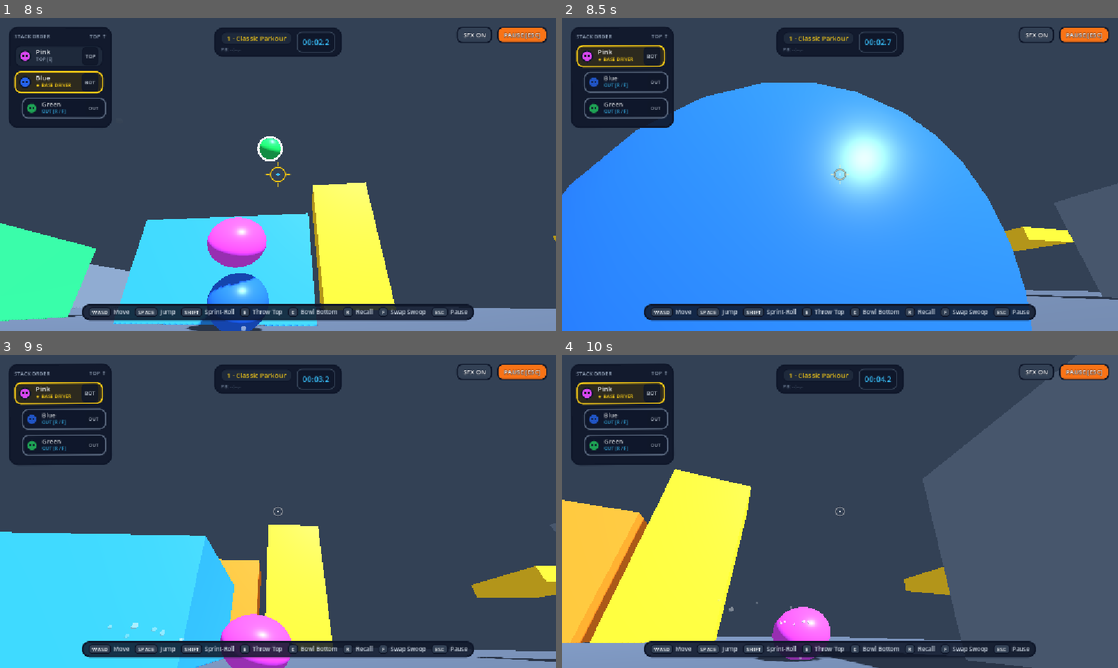
Above: before the commit, frames 1-4 (two rows, left to right).
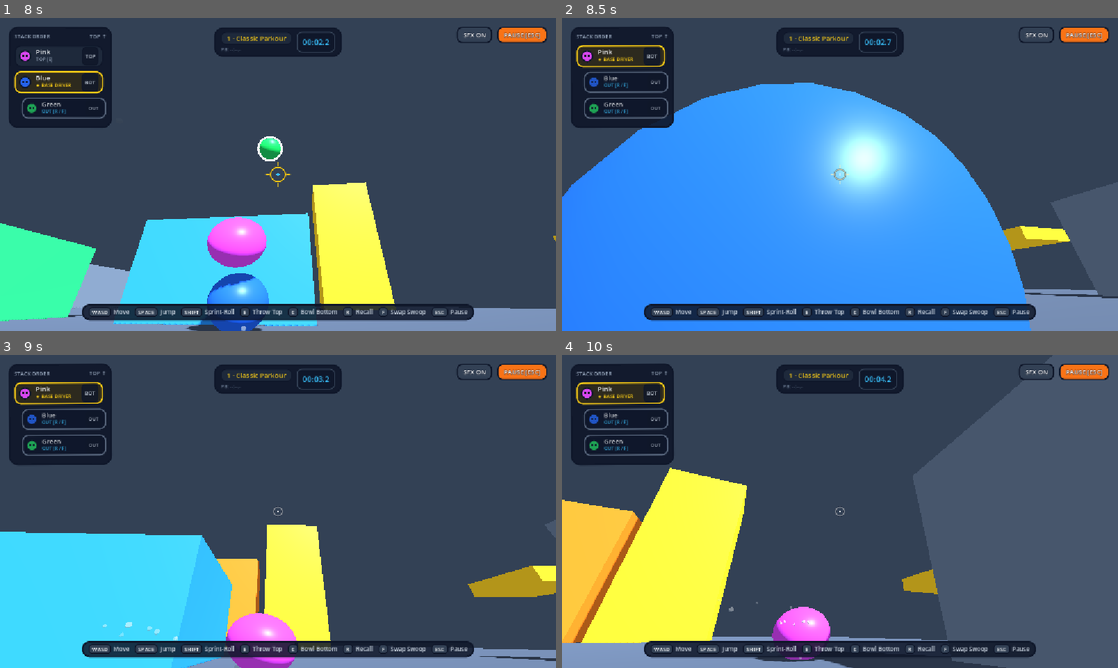
Above: after the commit, the same moments.

Repository: freeeked/godotgame
Game: Godot game, scene res://main.tscn
The game is run twice, just before and just after one commit, with the same random seed, the same clock (stepped at 60 frames per second) and the same inputs.
Inputs (mouse positions are in pixels of both pictures, inside the frame that each line leads up to):
- Up to frame 1 (8 s): click "▶ PLAY" at 0.5 s; click "SFX ON" at 1.25 s; click "MUTED" at 2 s; click "PAUSE [ESC]" at 2.75 s; move the mouse to (400, 158) at 3.52 s; hold D (move_right) 3.53-4.25 s; hold E (eject) 3.53-4.25 s; click (400, 158) at 3.67 s; tap Shift (sprint_roll) at 3.8 s; drag from (166, 190) to (250, 237) at 4.27 s; move the mouse to (333, 105) at 5.02 s; hold D (move_right) 5.03-5.75 s; hold F (swap_swoop) 5.03-5.75 s; tap E (eject) at 5.3, 7.55 s; drag from (250, 237) to (111, 127) at 5.77 s; move the mouse to (316, 177) at 6.52 s; hold E (eject) 6.53-7.28 s; hold W (move_forward) from 6.53 s (still down); tap F (swap_swoop) at 6.8 s; move the mouse to (233, 171) at 7.27 s; tap R (recall) at 7.35 s
- Up to frame 2 (8.5 s): keep holding W (move_forward); move the mouse to (845, 174) at 8.02 s; hold C (roll_bottom) from 8.03 s (still down); click (845, 174) at 8.17 s; tap Shift (sprint_roll) at 8.3 s
- Up to frame 3 (9 s): move the mouse to (255, 505) at 8.77 s; release W (move_forward) at 8.78 s; release C (roll_bottom) at 8.78 s; hold D (move_right) from 8.78 s (still down); tap Shift (sprint_roll) at 8.85 s
- Up to frame 4 (10 s): tap F (swap_swoop) at 9.05 s; move the mouse to (867, 511) at 9.52 s; release D (move_right) at 9.53 s; hold W (move_forward) from 9.53 s (still down); hold F (swap_swoop) from 9.53 s (still down); tap E (eject) at 9.8 s

Frame 1 is identical in both runs. In frame 2, 0.7% of the frame differs, in the area x 0-100%, y 20-100%; in frame 3, 1.6%; in frame 4, 2.4%, in the area x 0-85%, y 36-100%.

Commit message:
initial odyssey changes

Diff:
--- a/scripts/dust_particles.gd
+++ b/scripts/dust_particles.gd
@@ -68,6 +68,16 @@
 		emit_burst(origin, count, col, 3.6 if is_air_combo else 3.0, 1.05 if is_air_combo else 0.9)
 	)
 
+	stack.side_somersaulted.connect(func(stack_count: int) -> void:
+		var origin: Vector3 = stack.get_leader_position() + Vector3(0.0, -0.45, 0.0)
+		emit_burst(origin, 10 + stack_count, Color("bae6fd"), 4.2, 1.15)
+	)
+
+	stack.skid_started.connect(func(origin: Vector3, skid_dir: Vector3) -> void:
+		emit_skid_dust(origin, -skid_dir)
+		_skid_cooldown = 0.14
+	)
+
 	stack.landed.connect(func(impact_speed: float, stack_count: int) -> void:
 		var intensity: float = clampf(impact_speed / 20.0, 0.4, 1.35)
 		var origin: Vector3 = stack.get_leader_position() + Vector3(0.0, -0.5, 0.0)
@@ -120,11 +130,10 @@
 
 	var move_dir: Vector3 = horiz_vel / horiz_speed
 
-	# 2. Sharp direction reversal skid puffs
-	if _prev_move_dir.length_squared() > 0.5 and _skid_cooldown <= 0.0:
-		if move_dir.dot(_prev_move_dir) < skid_turn_dot_threshold and horiz_speed > 6.5:
-			emit_skid_dust(feet_pos, move_dir)
-			_skid_cooldown = 0.22
+	# 2. Sprint-only skid dust puffs while sliding
+	if _player_stack._is_skidding and _skid_cooldown <= 0.0:
+		emit_skid_dust(feet_pos, -move_dir)
+		_skid_cooldown = 0.10
 
 	_prev_move_dir = _prev_move_dir.lerp(move_dir, minf(1.0, 10.0 * delta)).normalized()
 
--- a/scripts/player_stack.gd
+++ b/scripts/player_stack.gd
@@ -10,6 +10,8 @@
 signal target_lock_changed(blob_id: int, blob_name: String, is_locked: bool)
 signal stack_swap_completed(new_leader_id: int, new_leader_name: String)
 signal jumped(stack_count: int, is_air_combo: bool)
+signal side_somersaulted(stack_count: int)
+signal skid_started(origin: Vector3, skid_dir: Vector3)
 signal landed(impact_speed: float, stack_count: int)
 signal bounced(speed: float)
 
@@ -44,6 +46,22 @@
 @export var roll_spring_stiffness: float = 340.0
 ## Spring damping stabilizing trailing blobs during sprint-roll.
 @export var roll_spring_damping: float = 23.0
+
+@export_group("Sprint Skid & Side Somersault")
+## Minimum horizontal speed required during a sprint-roll to trigger a reversal skid.
+@export var skid_min_speed: float = 11.5
+## Dot-product threshold below which a sharp turn while sprint-rolling initiates a skid.
+@export var skid_dot_threshold: float = -0.35
+## Duration (seconds) of the skid window during which pressing Jump triggers a side somersault.
+@export var skid_window_duration: float = 0.30
+## Braking deceleration rate while skidding across the ground.
+@export var skid_brake_decel: float = 36.0
+## Vertical jump impulse multiplier for a sprint-skid side somersault.
+@export var side_somersault_jump_mult: float = 1.24
+## Fraction of pre-skid sprint momentum carried into the side somersault launch.
+@export var side_somersault_momentum_keep: float = 0.90
+## Minimum horizontal launch speed granted by a side somersault.
+@export var side_somersault_min_speed: float = 16.0
 
 @export_group("Eject & Roll Bottom")
 ## [Currently unused] Legacy standing top-eject horizontal speed.
@@ -161,6 +179,15 @@
 var _launch_momentum_timer: float = 0.0
 var _elapsed: float = 0.0
 
+var _is_skidding: bool = false
+var _skid_timer: float = 0.0
+var _skid_dir: Vector3 = Vector3.ZERO
+var _skid_turn_dir: Vector3 = Vector3.ZERO
+var _pre_skid_speed: float = 0.0
+var _is_side_somersaulting: bool = false
+var _somersault_angle: float = 0.0
+var _somersault_side_sign: float = 1.0
+
 var camera_shake_offset: Vector3 = Vector3.ZERO
 var _camera_shake_vel: Vector3 = Vector3.ZERO
 
@@ -389,8 +416,18 @@
 		camera_shake_offset = Vector3.ZERO
 		_camera_shake_vel = Vector3.ZERO
 
+func _clear_skid_state() -> void:
+	_is_skidding = false
+	_skid_timer = 0.0
+	_skid_dir = Vector3.ZERO
+	_skid_turn_dir = Vector3.ZERO
+	_pre_skid_speed = 0.0
+
 func respawn(spawn_point: Vector3) -> void:
 	_cancel_stack_swoop()
+	_clear_skid_state()
+	_is_side_somersaulting = false
+	_somersault_angle = 0.0
 	_stack_swap_cooldown = 0.0
 	_set_highlighted_target(null)
 	_dead_nodes.clear()
@@ -534,9 +571,9 @@
 		respawn(Vector3.ZERO)
 		return
 
-	# Update facing_angle from current frame input BEFORE eject/roll actions
+	# Update facing_angle from current frame input BEFORE eject/roll actions (unless mid-skid)
 	var axes := _read_move_axes()
-	if _stack_swoop_target == null and (not is_zero_approx(axes.x) or not is_zero_approx(axes.y)):
+	if _stack_swoop_target == null and not _is_skidding and (not is_zero_approx(axes.x) or not is_zero_approx(axes.y)):
 		var sin_y := sin(camera_yaw)
 		var cos_y := cos(camera_yaw)
 		var world_x := cos_y * axes.x + (-sin_y) * (-axes.y)
@@ -684,6 +721,10 @@
 		or target.is_recalling
 	):
 		return false
+
+	_clear_skid_state()
+	_is_side_somersaulting = false
+	_somersault_angle = 0.0
 
 	# Clamp runaway sprint-roll glide speed on lock-on
 	var target_horiz_spd := Vector2(target.velocity.x, target.velocity.z).length()
@@ -1713,7 +1754,23 @@
 					_apply_squash(b, -0.2, 0.2)
 					bounced.emit(absf(rel_vel))
 
-# --- Active Stack Movement & Sprint-Roll ---
+# --- Active Stack Movement, Sprint-Roll, Sprint Skid & Side Somersault ---
+
+func _restore_blue_base_order() -> void:
+	var blue_idx := -1
+	for idx in range(_active_nodes.size()):
+		if _active_nodes[idx].id == 0:
+			blue_idx = idx
+			break
+	if blue_idx > 0:
+		var anchor_x := _active_nodes[0].body.global_position.x
+		var anchor_z := _active_nodes[0].body.global_position.z
+		var anchor_feet_y := _active_nodes[0].body.global_position.y - _active_nodes[0].radius * 0.92
+		var blue_node: StackBlob = _active_nodes[blue_idx]
+		_active_nodes.remove_at(blue_idx)
+		blue_node.body.global_position = Vector3(anchor_x, anchor_feet_y + blue_node.radius * 0.92, anchor_z)
+		_active_nodes.push_front(blue_node)
+		_sync_collider_states()
 
 func _update_active_stack(delta: float, axes: Vector2, camera_yaw: float) -> void:
 	var bottom := _active_nodes[0]
@@ -1738,7 +1795,7 @@
 	var sprint_held := _read_sprint_held()
 	var has_move_input := input_dir.length_squared() > 0.0
 	var forced_crouch := (not sprint_held) and _active_nodes.size() > 1 and not _can_stand_up()
-	var wants_sprint_roll := sprint_held or forced_crouch
+	var wants_sprint_roll := (sprint_held or forced_crouch) and not _is_side_somersaulting
 
 	if wants_sprint_roll and not _is_sprint_rolling:
 		_is_sprint_rolling = true
@@ -1761,29 +1818,15 @@
 
 	elif not wants_sprint_roll and _is_sprint_rolling:
 		_is_sprint_rolling = false
+		_clear_skid_state()
 		_roll_exit_timer = 0.12
 		_roll_entry_timer = 0.0
-
-		var blue_idx := -1
-		for idx in range(_active_nodes.size()):
-			if _active_nodes[idx].id == 0:
-				blue_idx = idx
-				break
-		if blue_idx > 0:
-			var anchor_x := _active_nodes[0].body.global_position.x
-			var anchor_z := _active_nodes[0].body.global_position.z
-			var anchor_feet_y := _active_nodes[0].body.global_position.y - _active_nodes[0].radius * 0.92
-			var blue_node: StackBlob = _active_nodes[blue_idx]
-			_active_nodes.remove_at(blue_idx)
-			blue_node.body.global_position = Vector3(anchor_x, anchor_feet_y + blue_node.radius * 0.92, anchor_z)
-			_active_nodes.push_front(blue_node)
-			_sync_collider_states()
-
+		_restore_blue_base_order()
+
+		# Keep sprint momentum when transitioning out of sprint-roll into a jump or run
 		var exit_speed := Vector2(_leader_vel.x, _leader_vel.z).length()
-		if exit_speed > move_speed and _launch_momentum_timer <= 0.0:
-			var carry_ratio := (move_speed * 1.1) / exit_speed
-			_leader_vel.x *= carry_ratio
-			_leader_vel.z *= carry_ratio
+		if exit_speed > move_speed:
+			_launch_momentum_timer = maxf(_launch_momentum_timer, 0.24 if _is_grounded else 0.42)
 
 		for idx in range(_active_nodes.size()):
 			_apply_squash(_active_nodes[idx], 0.24 - idx * 0.03, -0.22 + idx * 0.03)
@@ -1805,15 +1848,50 @@
 	_update_stack_hull_collider()
 
 	if _is_grounded and _leader_vel.y <= 0.0:
-		_launch_momentum_timer = 0.0
-		_cannon_ballistic_lock = false
-		_cannon_air_steer_blend = 1.0
-	else:
+		if _launch_momentum_timer <= 0.0:
+			_cannon_ballistic_lock = false
+			_cannon_air_steer_blend = 1.0
+		if _is_side_somersaulting:
+			_is_side_somersaulting = false
+			_somersault_angle = 0.0
+	if not _is_grounded:
 		_launch_momentum_timer = maxf(0.0, _launch_momentum_timer - delta)
+	elif _launch_momentum_timer > 0.0:
+		# Smoothly decay preserved sprint-exit momentum on the ground instead of hard-clamping
+		_launch_momentum_timer = maxf(0.0, _launch_momentum_timer - delta * 1.35)
+
+	# --- Sprint-Only Turn-Around Skid Detection ---
+	var horiz_vel_vec := Vector3(_leader_vel.x, 0.0, _leader_vel.z)
+	var cur_horiz_speed := horiz_vel_vec.length()
+
+	if _is_sprint_rolling and _is_grounded and sprint_held and not _cannon_ballistic_lock:
+		if not _is_skidding:
+			if has_move_input and cur_horiz_speed >= skid_min_speed:
+				var vel_dir := horiz_vel_vec / cur_horiz_speed
+				if vel_dir.dot(input_dir) <= skid_dot_threshold:
+					_is_skidding = true
+					_skid_timer = skid_window_duration
+					_skid_dir = vel_dir
+					_skid_turn_dir = input_dir
+					_pre_skid_speed = cur_horiz_speed
+					_facing_angle = atan2(vel_dir.x, vel_dir.z)
+					var feet_origin := bottom.body.global_position - Vector3(0.0, bottom.radius * 0.85, 0.0)
+					skid_started.emit(feet_origin, vel_dir)
+					for idx in range(_active_nodes.size()):
+						_apply_squash(_active_nodes[idx], 0.26 - idx * 0.03, -0.24 + idx * 0.03)
+		else:
+			_skid_timer -= delta
+			if has_move_input:
+				_skid_turn_dir = input_dir
+			# End skid if window expires, player releases reversal input, or slide stops
+			if _skid_timer <= 0.0 or not has_move_input or _skid_dir.dot(input_dir) > 0.15 or cur_horiz_speed < 2.2:
+				_clear_skid_state()
+	elif _is_skidding:
+		_clear_skid_state()
 
 	var rolling_with_input := _is_sprint_rolling and has_move_input
 	var active_max_speed := sprint_roll_speed if rolling_with_input else move_speed
-	var effective_max_speed := maxf(active_max_speed, Vector2(_leader_vel.x, _leader_vel.z).length()) if _launch_momentum_timer > 0.0 else active_max_speed
+	var effective_max_speed := maxf(active_max_speed, cur_horiz_speed) if _launch_momentum_timer > 0.0 else active_max_speed
 	var accel := ground_accel if _is_grounded else air_accel
 	var friction := ground_friction if _is_grounded else air_friction
 
@@ -1826,26 +1904,33 @@
 			_leader_vel.z += input_dir.z * steer_accel * delta
 			if Vector2(_leader_vel.x, _leader_vel.z).length() > 0.5:
 				_facing_angle = _lerp_angle(_facing_angle, atan2(_leader_vel.x, _leader_vel.z), 6.0 * delta)
+	elif _is_skidding:
+		# Slide along _skid_dir while braking hard so momentum carries into the skid & side-somersault
+		var slide_speed := maxf(0.0, horiz_vel_vec.dot(_skid_dir) - skid_brake_decel * delta)
+		_leader_vel.x = _skid_dir.x * slide_speed
+		_leader_vel.z = _skid_dir.z * slide_speed
 	elif has_move_input:
 		_facing_angle = atan2(input_dir.x, input_dir.z)
-		var cur_speed := Vector2(_leader_vel.x, _leader_vel.z).length()
-		if _launch_momentum_timer <= 0.0:
-			if _is_grounded:
-				var target_vx := input_dir.x * effective_max_speed
-				var target_vz := input_dir.z * effective_max_speed
-				var turn_rate := 22.0 if _is_sprint_rolling else 24.0
-				var turn_t := 1.0 - exp(-turn_rate * delta)
-				_leader_vel.x = lerpf(_leader_vel.x, target_vx, turn_t)
-				_leader_vel.z = lerpf(_leader_vel.z, target_vz, turn_t)
-			else:
-				var air_target := maxf(cur_speed, effective_max_speed * 0.96)
-				var target_vx := input_dir.x * air_target
-				var target_vz := input_dir.z * air_target
-				var air_turn_t := 1.0 - exp(-15.0 * delta)
-				_leader_vel.x = lerpf(_leader_vel.x, target_vx, air_turn_t)
-				_leader_vel.z = lerpf(_leader_vel.z, target_vz, air_turn_t)
-				_leader_vel.x += input_dir.x * accel * delta
-				_leader_vel.z += input_dir.z * accel * delta
+		if _is_grounded:
+			var target_speed := effective_max_speed
+			if _launch_momentum_timer > 0.0 and not _is_sprint_rolling:
+				target_speed = lerpf(move_speed, effective_max_speed, clampf(_launch_momentum_timer / 0.24, 0.0, 1.0))
+			var target_vx := input_dir.x * target_speed
+			var target_vz := input_dir.z * target_speed
+			var turn_rate := 20.0 if _is_sprint_rolling else 24.0
+			var turn_t := 1.0 - exp(-turn_rate * delta)
+			_leader_vel.x = lerpf(_leader_vel.x, target_vx, turn_t)
+			_leader_vel.z = lerpf(_leader_vel.z, target_vz, turn_t)
+		else:
+			var air_target := maxf(cur_horiz_speed, effective_max_speed * 0.96)
+			var target_vx := input_dir.x * air_target
+			var target_vz := input_dir.z * air_target
+			var air_turn_rate := 11.0 if _is_side_somersaulting else 15.0
+			var air_turn_t := 1.0 - exp(-air_turn_rate * delta)
+			_leader_vel.x = lerpf(_leader_vel.x, target_vx, air_turn_t)
+			_leader_vel.z = lerpf(_leader_vel.z, target_vz, air_turn_t)
+			_leader_vel.x += input_dir.x * accel * delta
+			_leader_vel.z += input_dir.z * accel * delta
 
 		var horiz_speed := Vector2(_leader_vel.x, _leader_vel.z).length()
 		if horiz_speed > effective_max_speed:
@@ -1870,19 +1955,73 @@
 	var can_coyote_jump := _coyote_timer > 0.0 and not _is_grounded
 	var can_combo_air_jump := _has_air_combo_jump and not _is_grounded
 	if (_is_grounded or can_coyote_jump or can_combo_air_jump) and _jump_buffer_timer > 0.0:
-		var is_combo_air := can_combo_air_jump and not can_coyote_jump
-		if is_combo_air:
-			_has_air_combo_jump = false
-		_leader_vel.y = jump_force
-		_is_grounded = false
-		_coyote_timer = 0.0
-		_jump_buffer_timer = 0.0
-		jumped.emit(_active_nodes.size(), is_combo_air)
-
-		for idx in range(_active_nodes.size()):
-			var b := _active_nodes[idx]
-			_apply_squash(b, -0.3 + idx * 0.02, 0.38 - idx * 0.03)
-			b.spring_vel.y = 18.0 + idx * 2.0
+		# Check if jumping out of a sprint-roll skid -> Side Somersault!
+		if _is_skidding and _is_sprint_rolling and _is_grounded:
+			var flip_dir := _skid_turn_dir if _skid_turn_dir.length_squared() > 0.01 else (-_skid_dir)
+			var cross_y := _skid_dir.x * flip_dir.z - _skid_dir.z * flip_dir.x
+			_somersault_side_sign = 1.0 if cross_y >= 0.0 else -1.0
+
+			var launch_horiz_speed := clampf(
+				maxf(_pre_skid_speed * side_somersault_momentum_keep, side_somersault_min_speed),
+				side_somersault_min_speed,
+				sprint_roll_speed * 1.08
+			)
+
+			_clear_skid_state()
+			_is_sprint_rolling = false
+			_roll_blend = 0.0
+			_roll_entry_timer = 0.0
+			_roll_exit_timer = 0.0
+			_restore_blue_base_order()
+
+			_is_side_somersaulting = true
+			_somersault_angle = 0.0
+			_launch_momentum_timer = 0.55
+			_facing_angle = atan2(flip_dir.x, flip_dir.z)
+
+			_leader_vel = Vector3(
+				flip_dir.x * launch_horiz_speed,
+				jump_force * side_somersault_jump_mult,
+				flip_dir.z * launch_horiz_speed
+			)
+			_is_grounded = false
+			_coyote_timer = 0.0
+			_jump_buffer_timer = 0.0
+
+			# Stack blobs vertically along the jump launch so the whole stack somersaults together
+			var base_pos := _active_nodes[0].body.global_position
+			var current_y := base_pos.y + _active_nodes[0].radius * 0.92
+			for idx in range(1, _active_nodes.size()):
+				var b := _active_nodes[idx]
+				b.body.global_position = Vector3(base_pos.x, current_y + b.radius * 0.92, base_pos.z)
+				b.velocity = Vector3.ZERO
+				current_y += b.radius * 1.85
+
+			for idx in range(_active_nodes.size()):
+				var b := _active_nodes[idx]
+				b.pivot.rotation.y = _facing_angle
+				_apply_squash(b, -0.34 + idx * 0.02, 0.42 - idx * 0.03)
+				b.spring_vel.y = 24.0 + float(idx) * 2.5
+
+			trigger_camera_shake(Vector3(-flip_dir.x * 0.35, 0.22, -flip_dir.z * 0.35))
+			side_somersaulted.emit(_active_nodes.size())
+		else:
+			var is_combo_air := can_combo_air_jump and not can_coyote_jump
+			if is_combo_air:
+				_has_air_combo_jump = false
+			# Preserve current horizontal momentum into any normal jump
+			if cur_horiz_speed > move_speed:
+				_launch_momentum_timer = maxf(_launch_momentum_timer, 0.45)
+			_leader_vel.y = jump_force
+			_is_grounded = false
+			_coyote_timer = 0.0
+			_jump_buffer_timer = 0.0
+			jumped.emit(_active_nodes.size(), is_combo_air)
+
+			for idx in range(_active_nodes.size()):
+				var b := _active_nodes[idx]
+				_apply_squash(b, -0.3 + idx * 0.02, 0.38 - idx * 0.03)
+				b.spring_vel.y = 18.0 + idx * 2.0
 
 	var is_near_apex := absf(_leader_vel.y) < 3.5
 	var eff_gravity := gravity
@@ -1893,7 +2032,7 @@
 
 	_leader_vel.y = maxf(_leader_vel.y - eff_gravity * delta, -terminal_velocity)
 
-	if _leader_vel.y > 0.0 and not _jump_held and _launch_momentum_timer <= 0.0:
+	if _leader_vel.y > 0.0 and not _jump_held and _launch_momentum_timer <= 0.0 and not _is_side_somersaulting:
 		_leader_vel.y *= 0.4
 
 	var was_grounded := _is_grounded
@@ -1920,14 +2059,27 @@
 			b.spring_vel.z = randf_range(-4.0, 4.0) * intensity
 
 	var roll_speed := Vector2(_leader_vel.x, _leader_vel.z).length()
+	if _is_side_somersaulting:
+		# Smooth 360-degree side-flip rotation over the jump arc
+		_somersault_angle = minf(TAU, _somersault_angle + 9.2 * delta)
+	else:
+		_somersault_angle = 0.0
+
 	if _roll_blend > 0.05:
-		_roll_spin_angle += (roll_speed / maxf(0.4, bottom.radius)) * delta * _roll_blend
+		var spin_dir := -0.35 if _is_skidding else 1.0
+		_roll_spin_angle += (roll_speed / maxf(0.4, bottom.radius)) * delta * _roll_blend * spin_dir
 	else:
 		_roll_spin_angle = 0.0
 
 	bottom.pivot.rotation.y = _lerp_angle(bottom.pivot.rotation.y, _facing_angle, 22.0 * delta)
-	bottom.pivot.rotation.x = _lerp_angle(bottom.pivot.rotation.x, 0.0, 20.0 * delta)
-	bottom.visual_root.rotation.x = _roll_spin_angle * _roll_blend
+	bottom.pivot.rotation.x = _lerp_angle(bottom.pivot.rotation.x, -0.28 if _is_skidding else 0.0, 20.0 * delta)
+
+	if _is_side_somersaulting:
+		bottom.visual_root.rotation.x = 0.0
+		bottom.visual_root.rotation.z = _somersault_angle * _somersault_side_sign
+	else:
+		bottom.visual_root.rotation.x = _roll_spin_angle * _roll_blend
+		bottom.visual_root.rotation.z = _lerp_angle(bottom.visual_root.rotation.z, 0.0, 20.0 * delta)
 
 	_update_squash_springs(delta)
 
@@ -1983,8 +2135,14 @@
 
 		curr.pivot.rotation.y = _lerp_angle(curr.pivot.rotation.y, line_heading, 20.0 * delta)
 		curr.pivot.rotation.x = _lerp_angle(curr.pivot.rotation.x, 0.0, 20.0 * delta)
-		curr.visual_root.rotation.x = curr.velocity.z * 0.035
-		curr.visual_root.rotation.z = -curr.velocity.x * 0.035
+		if _is_side_somersaulting:
+			var phase_lag := float(i) * 0.22
+			var follower_flip := maxf(0.0, _somersault_angle - phase_lag)
+			curr.visual_root.rotation.x = 0.0
+			curr.visual_root.rotation.z = follower_flip * _somersault_side_sign
+		else:
+			curr.visual_root.rotation.x = curr.velocity.z * 0.035
+			curr.visual_root.rotation.z = -curr.velocity.x * 0.035
 
 func _sample_follower_feet_y(
 	pos_x: float,
@@ -2125,7 +2283,7 @@
 	return out
 
 func is_high_speed_state() -> bool:
-	return _is_sprint_rolling or _stack_swoop_target != null or Vector2(_leader_vel.x, _leader_vel.z).length() > move_speed * 1.25
+	return _is_sprint_rolling or _is_side_somersaulting or _stack_swoop_target != null or Vector2(_leader_vel.x, _leader_vel.z).length() > move_speed * 1.25
 
 # --- Cannon & Contraption Helpers ---
 
@@ -2193,6 +2351,7 @@
 	_is_externally_controlled = enabled
 	if enabled:
 		_cannon_ballistic_lock = false
+		_clear_skid_state()
 		_cancel_stack_swoop()
 
 func get_active_blob_positions() -> Array[Vector3]:
@@ -2258,7 +2417,7 @@
 			return
 
 func get_speed_fov_ratio() -> float:
-	if _is_sprint_rolling or _stack_swoop_target != null:
+	if _is_sprint_rolling or _is_side_somersaulting or _stack_swoop_target != null:
 		return 1.0
 	var horiz_speed: float = Vector2(_leader_vel.x, _leader_vel.z).length()
 	# Smoothly ramps from 0 at normal run speed (12.5) to 1 at cannon/boost speed (28+)
--- a/scripts/test_main.gd
+++ b/scripts/test_main.gd
@@ -132,6 +132,14 @@
 		player_stack.jumped.connect(func(stack_count: int, is_air_combo: bool) -> void:
 			var pitch := (1.16 if is_air_combo else 1.0) + float(3 - stack_count) * 0.06
 			_sound.play(&"jump", 0.9, pitch)
+		)
+		player_stack.side_somersaulted.connect(func(stack_count: int) -> void:
+			var pitch := 1.24 + float(3 - stack_count) * 0.06
+			_sound.play(&"jump", 1.0, pitch)
+			_sound.play(&"ui_slide", 0.6, 1.35)
+		)
+		player_stack.skid_started.connect(func(_origin: Vector3, _skid_dir: Vector3) -> void:
+			_sound.play(&"ui_slide", 0.72, 0.78)
 		)
 		player_stack.landed.connect(func(impact_speed: float, stack_count: int) -> void:
 			var vol := clampf(impact_speed / 18.0, 0.25, 1.0)
